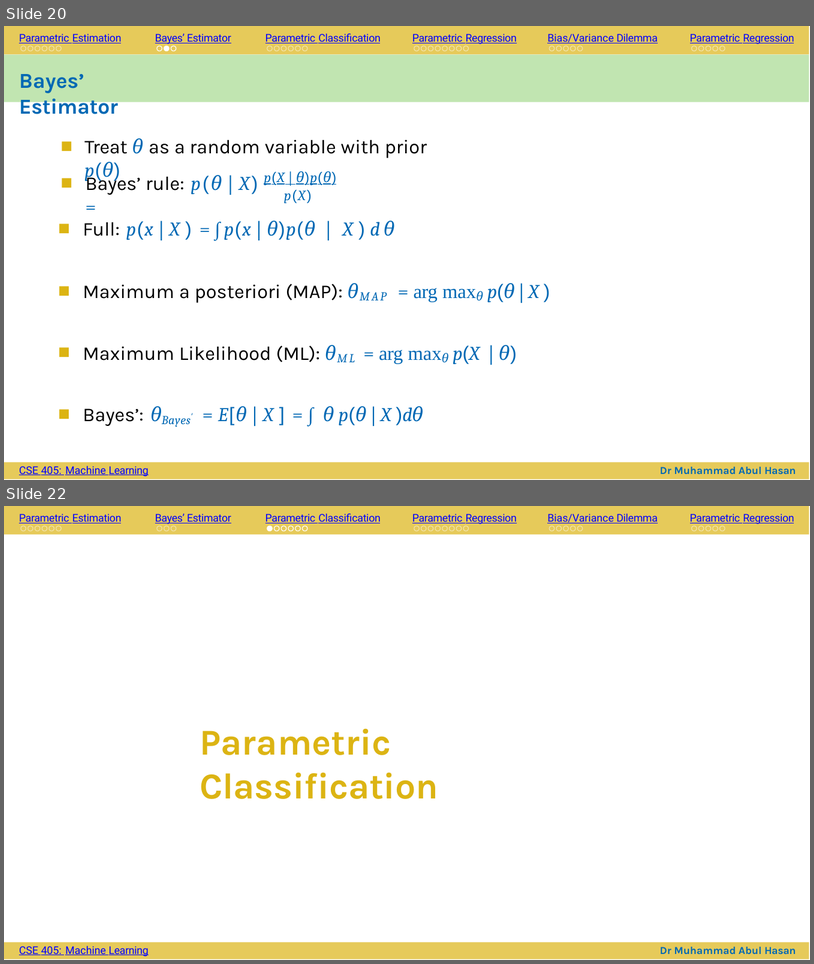
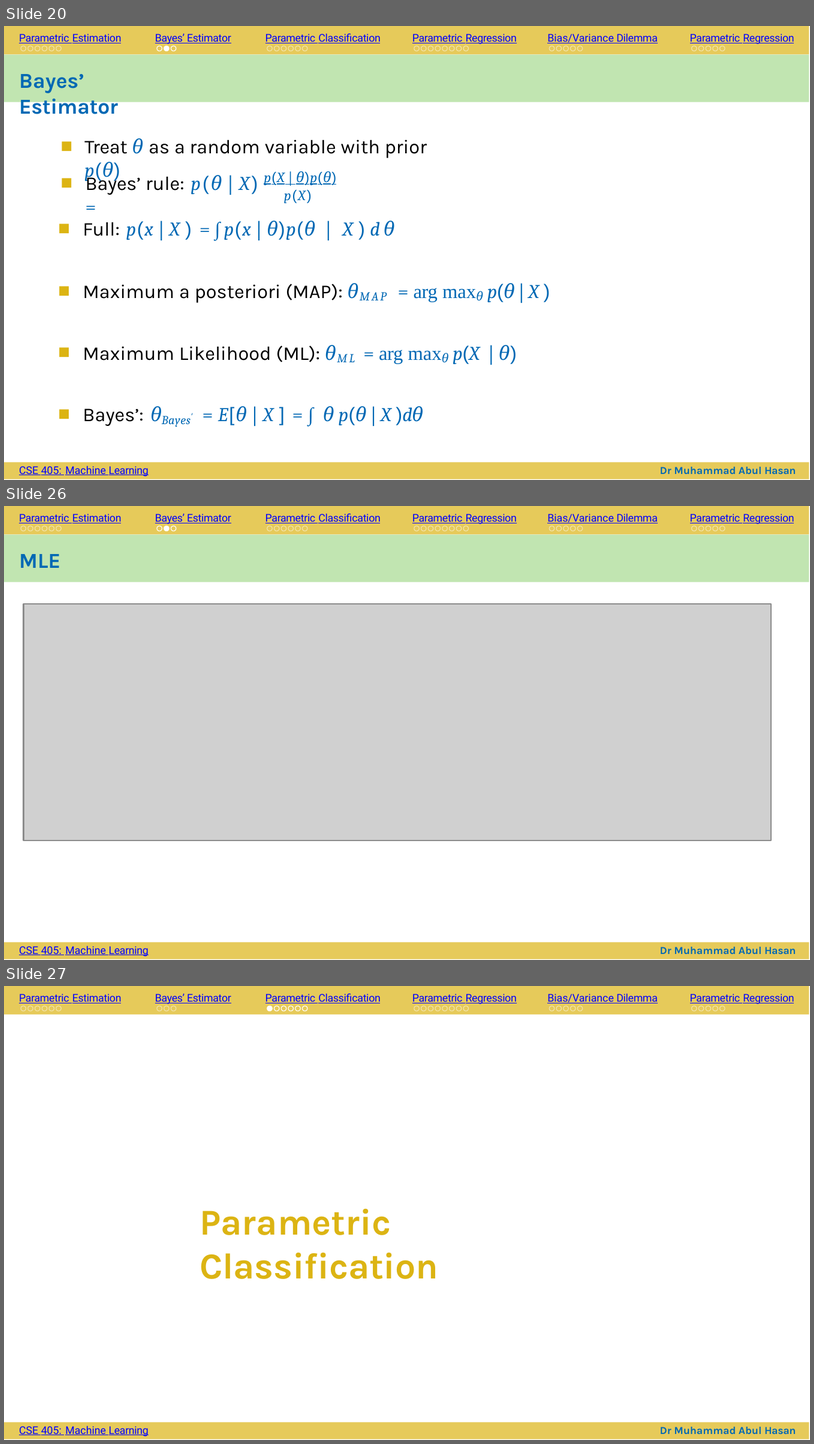
Before and after one commit to abrarhasan3/Green-Uni-All-Academic-Content, a slide deck: CSE 411 Machine Learning/CSE_411_ML_Ch_4 (1).pptx. Shown one above the other, each under a label of ours: slides 20 and 22 before the commit, slides 20, 26 and 27 after it; the slides between them are not shown. The pictures are 814x964 and 814x1444 pixels, drawn with LibreOffice and Linux fonts; fonts in the diff are those of the drawing; grey boxes stand for pictures; background and template pictures are left out. Boxes give left, top, right and bottom in pixels: in the first picture for what was removed or moved away, otherwise in the second. Text is boxed around its words. In the diff, an @@ line names an element or a change of style, - is before the commit and + after.

```diff
--- a/CSE 411 Machine Learning/CSE_411_ML_Ch_4 (1).pptx
+++ b/CSE 411 Machine Learning/CSE_411_ML_Ch_4 (1).pptx
@@ slide 26 added at (x1=4, y1=506, x2=810, y2=960), background #FFFFFF; not listed: 7 template elements that a slide beside it also shows @@
@@ text added at (x1=19, y1=514, x2=122, y2=523), 6 pt, text #0000FF, underline @@
+Parametric Estimation
@@ text added at (x1=155, y1=513, x2=231, y2=524), 6 pt, text #0000FF, underline @@
+Bayes’ Estimator
@@ text added at (x1=266, y1=513, x2=380, y2=523), 6 pt, text #0000FF, underline @@
+Parametric Classification
@@ text added at (x1=413, y1=514, x2=517, y2=524), 6 pt, text #0000FF, underline @@
+Parametric Regression
@@ text added at (x1=548, y1=513, x2=658, y2=523), 6 pt, text #0000FF, underline @@
+Bias/Variance Dilemma
@@ text added at (x1=690, y1=514, x2=794, y2=524), 6 pt, text #0000FF, underline @@
+Parametric Regression
@@ freeform shape added at (x1=4, y1=534, x2=809, y2=582), fill #C1E5B1 @@
@@ group added at (x1=158, y1=526, x2=177, y2=532): 4 freeform shapes @@
@@ group added at (x1=267, y1=526, x2=307, y2=532): 6 freeform shapes @@
@@ group added at (x1=414, y1=526, x2=468, y2=532): 8 freeform shapes @@
@@ group added at (x1=549, y1=526, x2=583, y2=532): 5 freeform shapes @@
@@ group added at (x1=692, y1=526, x2=725, y2=532): 5 freeform shapes @@
@@ text added at (x1=19, y1=554, x2=60, y2=568), 12 pt, text #0168B4, bold @@
+MLE
@@ picture added at (x1=23, y1=603, x2=771, y2=840) @@
@@ freeform shape added at (x1=4, y1=942, x2=809, y2=958), fill #E6CA5A @@
@@ text added at (x1=19, y1=945, x2=149, y2=956), 6 pt, text #0000FF, underline @@
+CSE 405: Machine Learning
@@ text added at (x1=660, y1=946, x2=796, y2=954), 6 pt, text #0168B4, bold @@
+Dr Muhammad Abul Hasan
@@ what was slide 22 is now slide 27 @@
```
Also in this commit, not shown: 2 slides changed, 4 other slides added.
